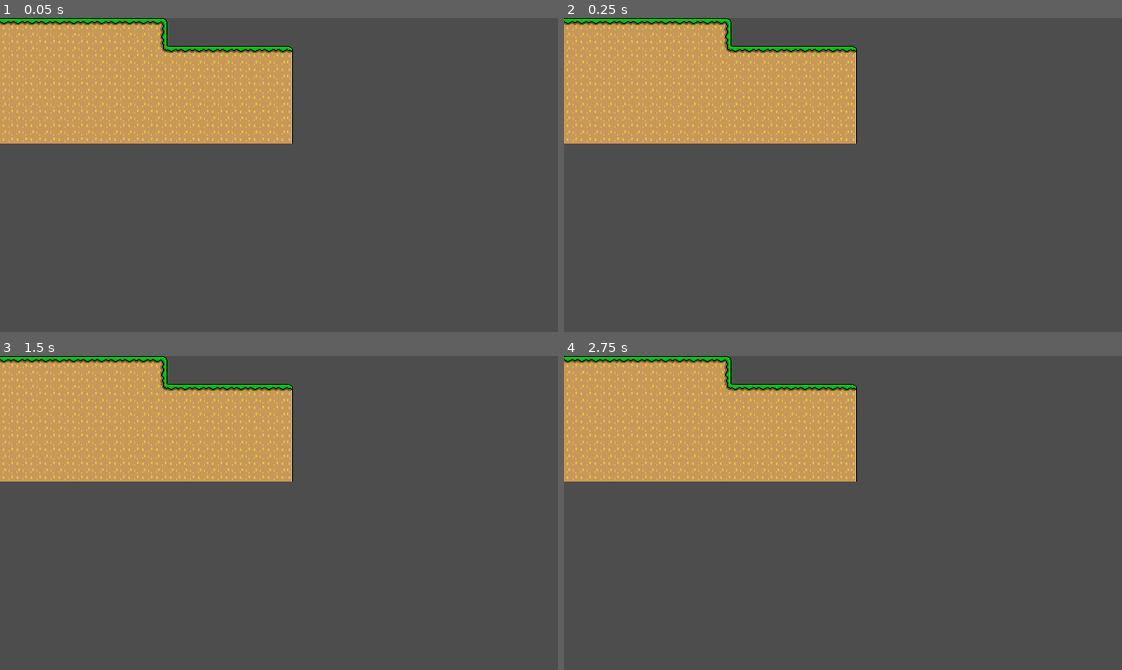
Above: before the commit, frames 1-4 (two rows, left to right).
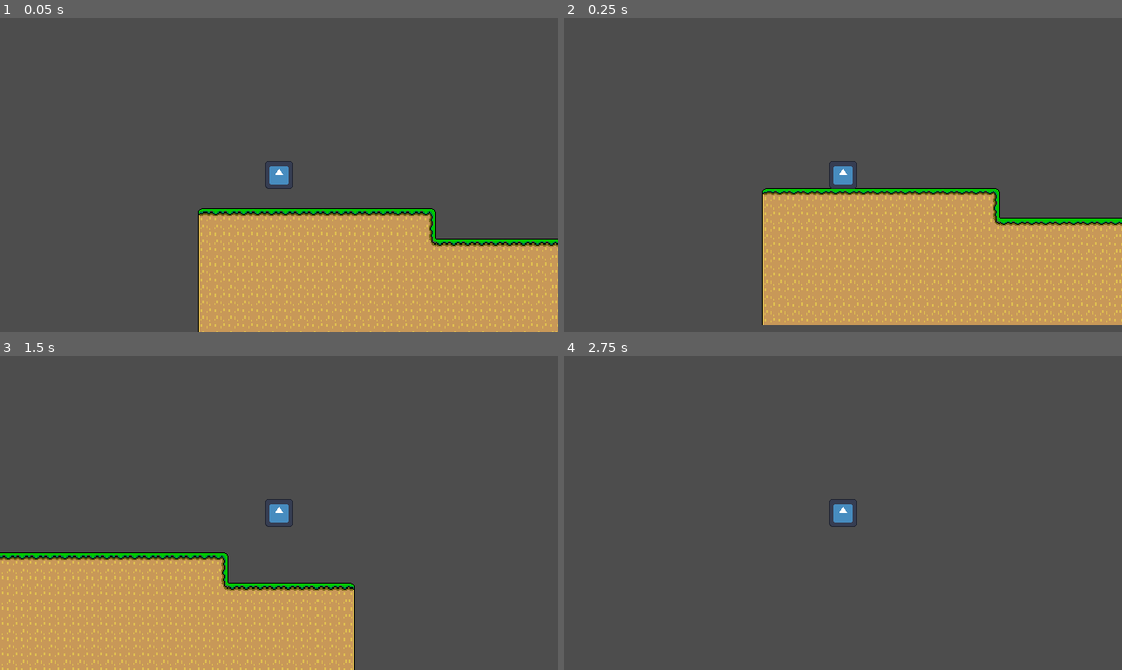
Above: after the commit, the same moments.

Repository: amusci/marioClone
Game: Godot game, scene res://Scenes/test_level.tscn
Two runs of this game, one before a commit and one after it. Both use one fixed random seed, a clock stepped at 60 frames per second and the inputs below. The engine's default icon, where the game draws it, is replaced by a stand-in: a white triangle on a blue panel in a dark square.
Inputs:
- Up to frame 1 (0.05 s): no input
- Up to frame 2 (0.25 s): no input
- Up to frame 3 (1.5 s): tap Enter at 0.5 s; hold Space (jump, bound only after the commit) 0.53-1.28 s; hold D (move_right, bound only after the commit) from 0.53 s (still down); tap Space (jump, bound only after the commit) at 1.35 s
- Up to frame 4 (2.75 s): tap Space (jump, bound only after the commit) at 1.52, 1.82 s; release D (move_right, bound only after the commit) at 2.03 s; hold A (move_left, bound only after the commit) from 2.03 s (still down); hold Space (jump, bound only after the commit) from 2.03 s (still down)

The runs differ from the first frame. In frame 1, 42% of the frame differs, in the area x 0-100%, y 0-100%; in frame 2, 45%, in the area x 0-100%, y 0-98%; in frame 3, 41%; in frame 4, 19%.

Commit message:
player movement

Diff:
--- /dev/null
+++ b/GoDot Mario Project/Scenes/main_scene.tscn
@@ -0,0 +1,7 @@
+[gd_scene load_steps=2 format=3 uid="uid://baji77dv5gejg"]
+
+[ext_resource type="PackedScene" uid="uid://b61wc00t1qo62" path="res://Scenes/test_level.tscn" id="1_dul2k"]
+
+[node name="Node" type="Node"]
+
+[node name="TestLevel" parent="." instance=ExtResource("1_dul2k")]
--- /dev/null
+++ b/GoDot Mario Project/Scenes/player.tscn
@@ -0,0 +1,21 @@
+[gd_scene load_steps=4 format=3 uid="uid://caprm1xcd3w56"]
+
+[ext_resource type="Script" path="res://Scripts/Player Scripts/player.gd" id="1_seout"]
+[ext_resource type="Texture2D" uid="uid://byjwgvwffue6m" path="res://icon.svg" id="1_ymlv1"]
+
+[sub_resource type="RectangleShape2D" id="RectangleShape2D_6iedd"]
+size = Vector2(60, 59)
+
+[node name="Player" type="CharacterBody2D"]
+scale = Vector2(0.5, 0.5)
+script = ExtResource("1_seout")
+
+[node name="Sprite2D" type="Sprite2D" parent="."]
+scale = Vector2(0.5, 0.5)
+texture = ExtResource("1_ymlv1")
+
+[node name="Camera2D" type="Camera2D" parent="."]
+
+[node name="CollisionShape2D" type="CollisionShape2D" parent="."]
+position = Vector2(0, -0.5)
+shape = SubResource("RectangleShape2D_6iedd")
--- a/GoDot Mario Project/Scenes/test_level.tscn
+++ b/GoDot Mario Project/Scenes/test_level.tscn
@@ -1,6 +1,7 @@
-[gd_scene load_steps=4 format=3 uid="uid://b61wc00t1qo62"]
+[gd_scene load_steps=5 format=3 uid="uid://b61wc00t1qo62"]
 
 [ext_resource type="Texture2D" uid="uid://cg1fbhfuj7j67" path="res://Mario Art (NOT FOR GAME)/lukasheehaw.png" id="1_l11an"]
+[ext_resource type="PackedScene" uid="uid://caprm1xcd3w56" path="res://Scenes/player.tscn" id="2_wxbvi"]
 
 [sub_resource type="TileSetAtlasSource" id="TileSetAtlasSource_xbsg7"]
 texture = ExtResource("1_l11an")
@@ -1377,7 +1378,11 @@
 [node name="TestLevel" type="Node2D"]
 
 [node name="TileMap" type="TileMap" parent="."]
+scale = Vector2(1.00342, 1.09059)
 tile_set = SubResource("TileSet_8hvxy")
 format = 2
 layer_0/name = "Platforms"
 layer_0/tile_data = PackedInt32Array(65535, 131072, 6, 0, 131072, 6, 1, 131072, 6, 2, 131072, 6, 3, 131072, 6, 4, 13107 …(3901 unchanged characters)…
+
+[node name="Player" parent="." instance=ExtResource("2_wxbvi")]
+position = Vector2(13, -43)
--- /dev/null
+++ b/GoDot Mario Project/Scripts/Player Scripts/player.gd
@@ -0,0 +1,99 @@
+class_name Player
+extends CharacterBody2D
+
+# Export variables
+@export var speed = 300.0
+@export var jump_force = -290.0
+@export var jump_time : float = 0.2
+@export var coyote_time : float = 0.1
+@export var jump_buffer_time : float = 0.2
+@export var gravity_multiplier : float = 3.0
+@export var acceleration : float = 15
+
+# Variables in-house
+var gravity = 980
+var is_jumping : bool = false
+var jump_timer : float = 0
+var coyote_counter : float = 0
+var jump_buffer_counter : float = 0
+var can_control : bool = true
+
+# On ready variables
+@onready var sprite_2d = $Sprite2D
+@onready var animation_player = $AnimationPlayer
+
+func _physics_process(delta):
+	if not can_control: # If we cant control our player, return
+		return
+	# Function called once per physics frame
+	player_jump(delta) # Line 33
+	player_run(delta) # Line 47
+	move_and_slide() #
+
+func player_run(delta):
+	var direction = Input.get_axis("move_left", "move_right") # Get left and right inputs
+
+	if direction != 0: # If inputs exist
+		if direction > 0: # If going right
+			velocity.x = min(velocity.x + acceleration, speed) # Whatver minimum from start acceleration to max speed
+			sprite_2d.flip_h = true
+		else: # If going left
+			velocity.x = max(velocity.x - acceleration, -speed) # Whatever maximum (remember going left is negative)
+			sprite_2d.flip_h = false
+	else: # If no inputs
+		velocity.x = move_toward(velocity.x, 0, acceleration + 3) # MOVE TO A HALT
+	#player_animations(direction) # Call animations
+
+func player_jump(delta):
+	# Print debug information
+	print("is_on_floor: ", is_on_floor())
+	print("is_jumping: ", is_jumping)
+	print("coyote_counter: ", coyote_counter)
+	print("jump_timer: ", jump_timer)
+
+	# This function handles player's ability to jump
+	if is_on_floor(): # if we are on the floor
+		coyote_counter = coyote_time # Set the counter to the time
+	else: # If we aren't on the floor (falling)
+		velocity.y += gravity * gravity_multiplier * delta # Apply gravity with multiplier
+		coyote_counter -= delta # Decrement counterq
+
+	if Input.is_action_just_pressed("jump"):
+		# This allows us to press jump slightly before we land for smooth controls
+		jump_buffer_counter = jump_buffer_time # We set the counter to the time we want our character to jump before landing
+	else:
+		jump_buffer_counter -= delta # Decrement the counter by delta since we aren't jumping we want it to go to 0
+	if coyote_counter >= 0 and jump_buffer_counter > 0: # If we arent jumping (since 0) and jumping (line 64)
+		jump_buffer_counter = 0 # Instantly set counter back to 0
+		velocity.y = jump_force # Apply jump force
+		is_jumping = true # Switch jump flag to true
+	elif Input.is_action_pressed("jump") and is_jumping: # If we are holding jump while jumping
+		velocity.y = jump_force # Maintain jump force if jump button is held
+	if is_jumping and Input.is_action_pressed("jump") and jump_timer < jump_time: # Handle variable jump height based on button hold duration
+		jump_timer += delta # Increment jump timer
+	else:
+		is_jumping = false # End jumping if conditions are not met
+		jump_timer = 0 # Reset jump timer
+
+'''func handle_death() -> void:
+	# Function handles player death
+	print("Player Died!")
+	visible = false
+	can_control = false
+	await get_tree().create_timer(1).timeout # Wait for timer to time out
+	reset_player()'''
+
+'''func reset_player() -> void:
+	# Function handles player reset
+	global_position = Vector2(0,0) # Set the global position to (0, 0)
+	visible = true
+	can_control = true'''
+
+'''func player_animations(direction : float) -> void:
+	# Function handles all player animations
+	if abs(direction) > 0.1 and is_on_floor(): # If we are moving and on floor
+		animation_player.play("running") # Running animation
+	elif not is_on_floor(): # If we are in the air
+		animation_player.play("jump") # Jumping animation
+	else:
+		animation_player.play("idle") # Idle animation'''
--- a/GoDot Mario Project/project.godot
+++ b/GoDot Mario Project/project.godot
@@ -25,6 +25,24 @@
 
 project/assembly_name="Mario Clone"
 
+[input]
+
+move_left={
+"deadzone": 0.5,
+"events": [Object(InputEventKey,"resource_local_to_scene":false,"resource_name":"","device":-1,"window_id":0,"alt_pressed":false,"shift_pressed":false,"ctrl_pressed":false,"meta_pressed":false,"pressed":false,"keycode":0,"physical_keycode":65,"key_label":0,"unicode":97,"echo":false,"script":null)
+]
+}
+move_right={
+"deadzone": 0.5,
+"events": [Object(InputEventKey,"resource_local_to_scene":false,"resource_name":"","device":-1,"window_id":0,"alt_pressed":false,"shift_pressed":false,"ctrl_pressed":false,"meta_pressed":false,"pressed":false,"keycode":0,"physical_keycode":68,"key_label":0,"unicode":100,"echo":false,"script":null)
+]
+}
+jump={
+"deadzone": 0.5,
+"events": [Object(InputEventKey,"resource_local_to_scene":false,"resource_name":"","device":-1,"window_id":0,"alt_pressed":false,"shift_pressed":false,"ctrl_pressed":false,"meta_pressed":false,"pressed":false,"keycode":0,"physical_keycode":32,"key_label":0,"unicode":32,"echo":false,"script":null)
+]
+}
+
 [layer_names]
 
 2d_physics/layer_1="Ground (Static)"
